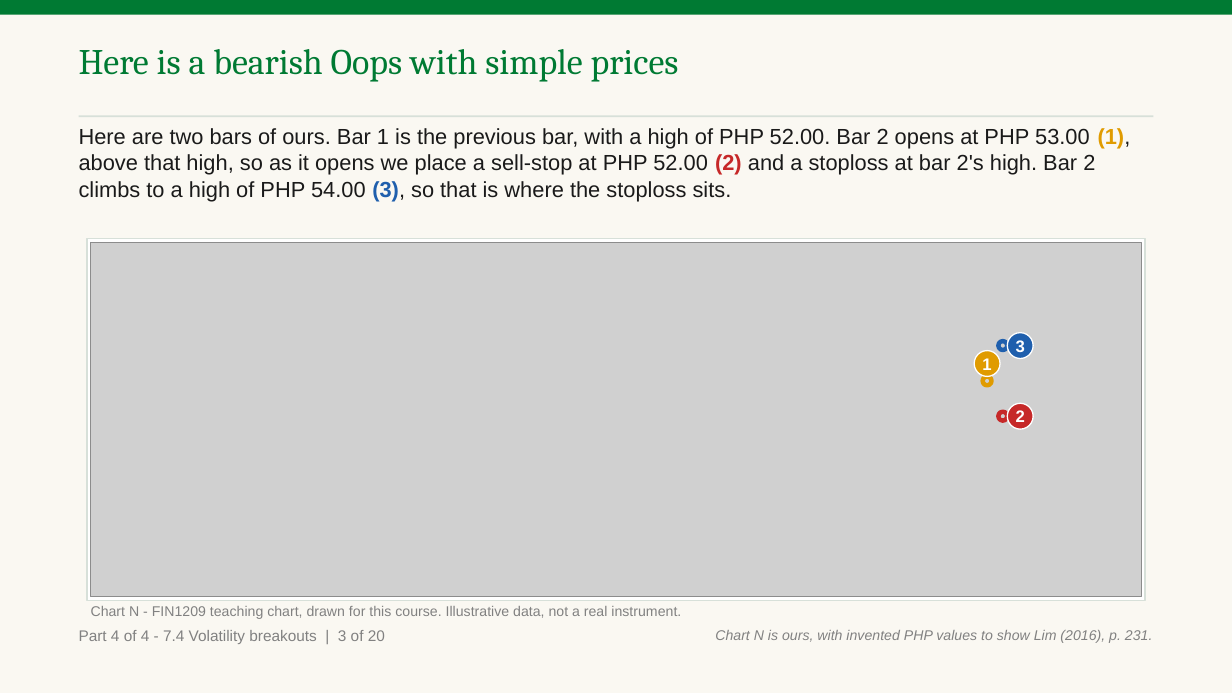
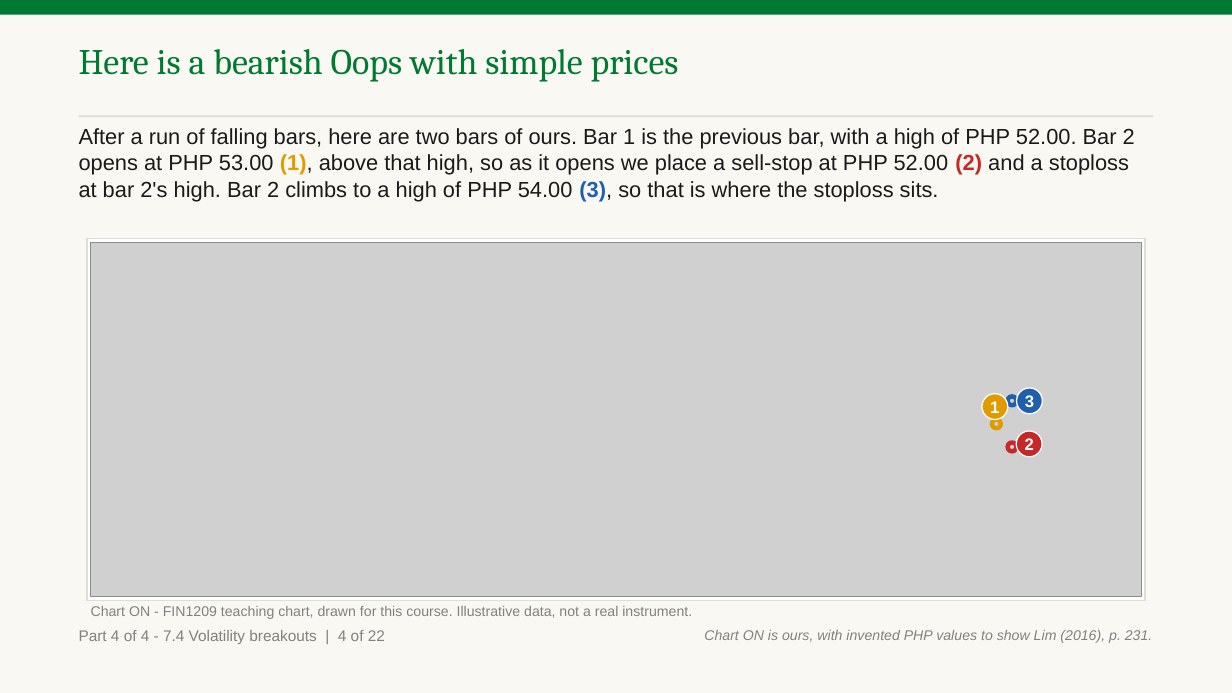
Before and after one commit to benjiesotelo-sudo/Telos_FIN1209, a slide deck: slide 254 of chapter-07/FIN1209-Chapter-07.pptx (slide 240 before the commit). Drawn at 1232x693 pixels with LibreOffice and Linux fonts; fonts in the diff are those of the drawing; grey boxes stand for pictures. Boxes give left, top, right and bottom in pixels: in the first picture for what was removed or moved away, otherwise in the second. Text is boxed around its words. In the diff, an @@ line names an element or a change of style, - is before the commit and + after.

Commit message:
Chapter 7: Parts 3 and 4 student-read fixes, held readings, Parts 1 and 2 findings (#54)
* Chapter 7 Parts 3 and 4: draw the trend before each reversal, add the Part 3 opener, fix Check 27 and the pin bar

* Chapter 7: apply the Parts 3 and 4 student-read findings, the held readings and the Parts 1 and 2 findings

Trend drawn before each reversal chart, Part 3 opener, one gap meaning (window or opening gap), key reversal and inside bar readings, form numbering, Check 27 and 29 rewritten, owner chart fingerprints regenerated (the p2 ones were already stale on main).

* Chapter 7: round 2 fixes from the strict read (Charts LW and N draw a rise, five one-sentence edits)

```diff
--- a/chapter-07/FIN1209-Chapter-07.pptx
+++ b/chapter-07/FIN1209-Chapter-07.pptx
@@ text at [79,128,1135,201]: text changed @@
-Here are two bars of ours. Bar 1 is the previous bar, with a high of PHP 52.00. Bar 2 opens at PHP 53.00 (1), above that high, so as it opens we place a sell-stop at PHP 52.00 (2) and a stoploss at bar 2's high. Bar 2 climbs to a high of PHP 54.00 (3), so that is where the stoploss sits.
+After a run of falling bars, here are two bars of ours. Bar 1 is the previous bar, with a high of PHP 52.00. Bar 2 opens at PHP 53.00 (1), above that high, so as it opens we place a sell-stop at PHP 52.00 (2) and a stoploss at bar 2's high. Bar 2 climbs to a high of PHP 54.00 (3), so that is where the stoploss sits.
@@ ellipse "3": place and size @@
-ellipse "3" at [1007,333,1033,359]
+ellipse "3" at [1017,388,1043,414]
@@ ellipse "1": place and size @@
-ellipse "1" at [974,350,1000,376]
+ellipse "1" at [982,394,1008,420]
@@ ellipse: place and size @@
-ellipse at [998,341,1007,350]
+ellipse at [1007,396,1017,406]
@@ ellipse: place and size @@
-ellipse at [982,376,992,385]
+ellipse at [992,420,1001,429]
@@ ellipse: place and size @@
-ellipse at [998,412,1007,421]
+ellipse at [1007,443,1017,452]
@@ ellipse "2": place and size @@
-ellipse "2" at [1007,403,1033,429]
+ellipse "2" at [1017,431,1043,457]
@@ text at [91,606,692,619]: text changed @@
-Chart N - FIN1209 teaching chart, drawn for this course. Illustrative data, not a real instrument.
+Chart ON - FIN1209 teaching chart, drawn for this course. Illustrative data, not a real instrument.
@@ text at [79,630,385,644]: text changed @@
-Part 4 of 4 - 7.4 Volatility breakouts | 3 of 20
+Part 4 of 4 - 7.4 Volatility breakouts | 4 of 22
@@ text at [704,630,1153,643]: text changed @@
-Chart N is ours, with invented PHP values to show Lim (2016), p. 231.
+Chart ON is ours, with invented PHP values to show Lim (2016), p. 231.
```
Also in this commit, not shown: 193 other slides changed, 15 slides added, 4 other files.
